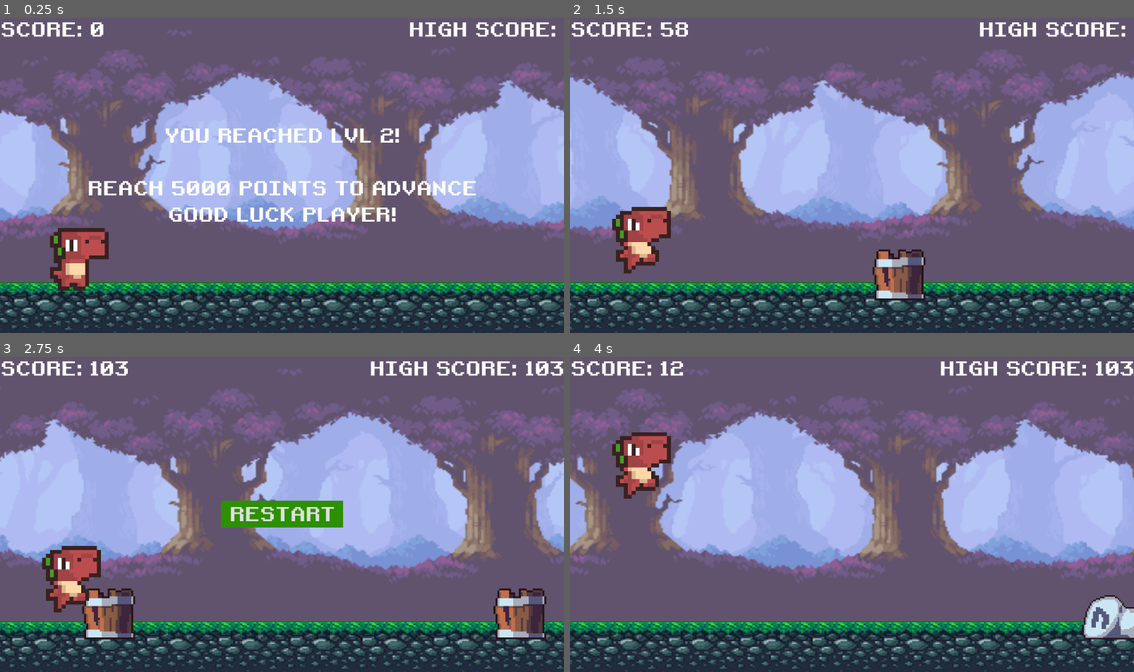
Above: before the commit, frames 1-4 (two rows, left to right).
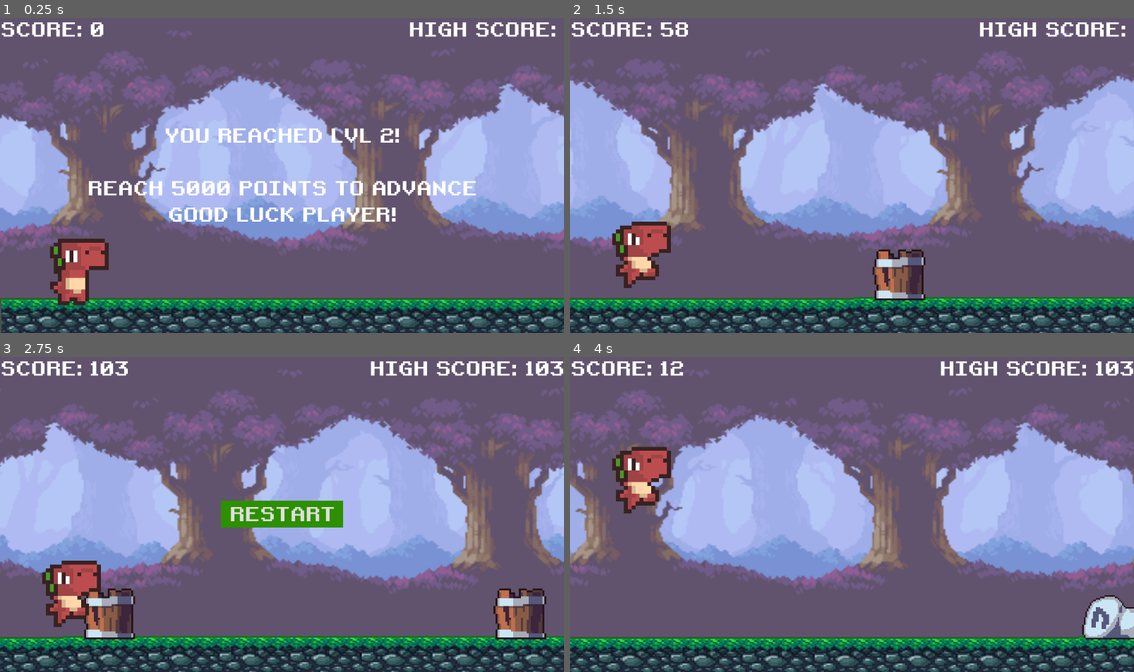
Above: after the commit, the same moments.

Repository: teachermanjeff/redplatformer2025
Game: Godot game, scene res://scenes/lvl2.tscn
Two runs of this game, one before a commit and one after it. Both use one fixed random seed, a clock stepped at 60 frames per second and the inputs below. This scene is started directly instead of the project's main scene.
Inputs:
- Up to frame 1 (0.25 s): no input
- Up to frame 2 (1.5 s): tap Enter (ui_accept) at 0.5 s; tap Space (jump) at 0.77 s
- Up to frame 3 (2.75 s): tap Space (jump) at 1.52 s; hold Down (ui_down) from 2.03 s (still down)
- Up to frame 4 (4 s): release Down (ui_down) at 2.75 s; click "RESTART" at 2.75 s; tap Space (jump) at 3.77 s

The runs differ from the first frame. In frame 1, 22% of the frame differs, in the area x 0-100%, y 9-100%; in frame 2, 22%; in frame 3, 21%; in frame 4, 22%.

Commit message:
add this level for my branch

Diff:
--- a/scenes/lvl2.tscn
+++ b/scenes/lvl2.tscn
@@ -38,13 +38,13 @@
 texture = ExtResource("4_c8sub")
 
 [node name="Sprite2D" parent="Bg/ParallaxLayer4" index="0"]
-scale = Vector2(3.62812, 3.04444)
+scale = Vector2(3.62812, 3.2)
 texture = ExtResource("5_hva3n")
 
 [node name="Ground" parent="." instance=ExtResource("3_g6uqv")]
 
 [node name="Sprite2D" parent="Ground" index="0"]
-position = Vector2(-1, 544)
+position = Vector2(3, 578)
 scale = Vector2(2.6697, 1.68056)
 texture = ExtResource("7_c8sub")
 
@@ -56,12 +56,12 @@
 shape = SubResource("RectangleShape2D_te2nw")
 
 [node name="CollisionShape2D3" type="CollisionShape2D" parent="Ground"]
-position = Vector2(1148, 595)
+position = Vector2(1167, 625)
 shape = SubResource("RectangleShape2D_te2nw")
 
 [node name="Sprite2D2" type="Sprite2D" parent="Ground"]
-position = Vector2(1740, 604.375)
-scale = Vector2(2.6697, 1.68403)
+position = Vector2(1738.5, 636)
+scale = Vector2(2.64009, 1.68403)
 texture = ExtResource("7_c8sub")
 
 [node name="Dino" parent="." instance=ExtResource("4_hnnuc")]
